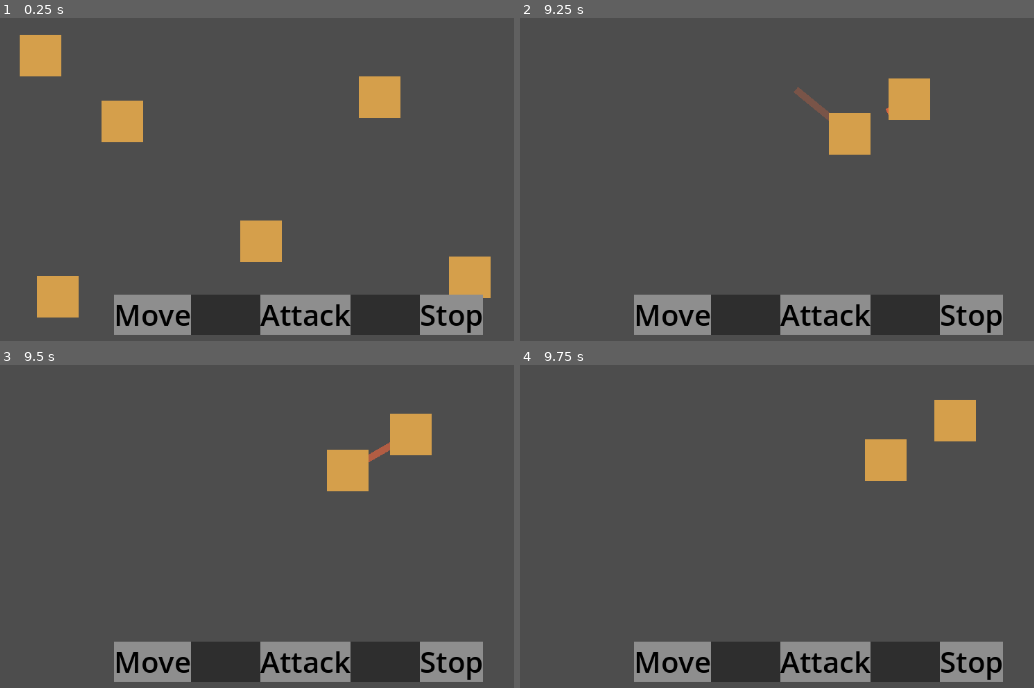
Above: before the commit, frames 1-4 (two rows, left to right).
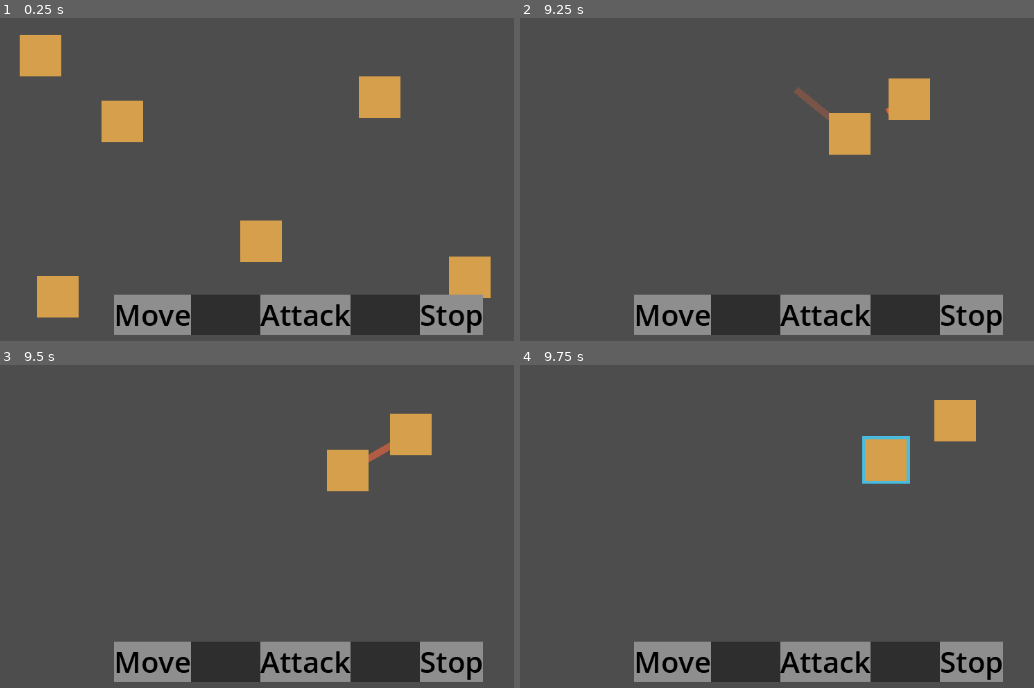
Above: after the commit, the same moments.

Repository: znichola/tent-general
Game: Godot game, scene res://game_board/game_board.tscn
Two runs of this game, one before a commit and one after it. Both use one fixed random seed, a clock stepped at 60 frames per second and the inputs below. The project has no main scene, so this scene is started directly.
Inputs (mouse positions are in pixels of both pictures, inside the frame that each line leads up to):
- Up to frame 1 (0.25 s): no input
- Up to frame 2 (9.25 s): click "Move" at 0.5 s; click "Attack" at 1.25 s; click "Stop" at 2 s; click "Move" at 2.75 s; click "Attack" at 3.5 s; click "Stop" at 4.25 s; click "Move" at 5 s; click "Attack" at 5.75 s; click "Stop" at 6.5 s; tap Enter at 7.25, 8.75 s; move the mouse to (777, 211) at 7.27 s; hold Shift 7.28-8.03 s; click (777, 211) at 7.42 s; tap Space at 8 s; move the mouse to (outside the picture) at 8.02 s; tap Shift at 8.1 s; click (outside the picture) at 8.17 s; move the mouse to (576, 56) at 8.77 s; hold Shift from 8.78 s (still down); click (576, 56) at 8.92 s
- Up to frame 3 (9.5 s): keep holding Shift
- Up to frame 4 (9.75 s): move the mouse to (859, 471) at 9.52 s; release Shift at 9.53 s; tap Shift at 9.6 s; click (859, 471) at 9.67 s

Frames 1-3 are identical in both runs. In frame 4, 0.4% of the frame differs, in the area x 66-76%, y 21-37%.

Commit message:
Implement command buttons and strategy selection system

Diff:
--- a/game_board/command_panel/button.tscn
+++ /dev/null
@@ -1,20 +0,0 @@
-[gd_scene format=3 uid="uid://dpi8exvqnkisy"]
-
-[ext_resource type="StyleBox" uid="uid://lknotxvnanev" path="res://themes/button_style_box_flat.tres" id="1_f4yjh"]
-
-[node name="Button" type="Button" unique_id=1175768534]
-anchors_preset = 8
-anchor_left = 0.5
-anchor_top = 0.5
-anchor_right = 0.5
-anchor_bottom = 0.5
-offset_left = -27.0
-offset_top = -11.5
-offset_right = 27.0
-offset_bottom = 11.5
-grow_horizontal = 2
-grow_vertical = 2
-theme_override_colors/font_color = Color(0, 0, 0, 1)
-theme_override_font_sizes/font_size = 42
-theme_override_styles/normal = ExtResource("1_f4yjh")
-text = "Button"
--- a/game_board/command_panel/buttons_container.tscn
+++ b/game_board/command_panel/buttons_container.tscn
@@ -1,6 +1,6 @@
 [gd_scene format=3 uid="uid://gwlewfdv1owi"]
 
-[ext_resource type="PackedScene" uid="uid://dpi8exvqnkisy" path="res://game_board/command_panel/button.tscn" id="1_8vyyt"]
+[ext_resource type="PackedScene" uid="uid://dpi8exvqnkisy" path="res://game_board/command_panel/command_button.tscn" id="1_8vyyt"]
 
 [node name="ButtonsContainer" type="GridContainer" unique_id=1550698775]
 anchors_preset = 7
@@ -23,7 +23,9 @@
 [node name="Attack" parent="." unique_id=2071115408 instance=ExtResource("1_8vyyt")]
 layout_mode = 2
 text = "Attack"
+strategy_type = 0
 
 [node name="Stop" parent="." unique_id=952852596 instance=ExtResource("1_8vyyt")]
 layout_mode = 2
 text = "Stop"
+strategy_type = 1
--- /dev/null
+++ b/game_board/command_panel/command_button.gd
@@ -0,0 +1,9 @@
+extends Button
+
+class_name CommandButton
+
+@export var strategy_type: Group.StrategyType = Group.StrategyType.MOVE
+
+
+func _on_pressed() -> void:
+	Events.on_strategy_change_request.emit(strategy_type)
--- /dev/null
+++ b/game_board/command_panel/command_button.tscn
@@ -0,0 +1,24 @@
+[gd_scene format=3 uid="uid://dpi8exvqnkisy"]
+
+[ext_resource type="StyleBox" uid="uid://lknotxvnanev" path="res://themes/button_style_box_flat.tres" id="1_llcff"]
+[ext_resource type="Script" uid="uid://cjx3rxbcuowiy" path="res://game_board/command_panel/command_button.gd" id="2_3qfrg"]
+
+[node name="CommandButton" type="Button" unique_id=1175768534]
+anchors_preset = 8
+anchor_left = 0.5
+anchor_top = 0.5
+anchor_right = 0.5
+anchor_bottom = 0.5
+offset_left = -27.0
+offset_top = -11.5
+offset_right = 27.0
+offset_bottom = 11.5
+grow_horizontal = 2
+grow_vertical = 2
+theme_override_colors/font_color = Color(0, 0, 0, 1)
+theme_override_font_sizes/font_size = 42
+theme_override_styles/normal = ExtResource("1_llcff")
+text = "Button"
+script = ExtResource("2_3qfrg")
+
+[connection signal="pressed" from="." to="." method="_on_pressed"]
--- /dev/null
+++ b/game_board/events.gd
@@ -0,0 +1,5 @@
+@warning_ignore_start("unused_signal")
+extends Node
+
+signal on_strategy_change_request(strategy_type: Group.StrategyType)
+signal on_group_select_change(group: Group)
--- a/game_board/game_board.tscn
+++ b/game_board/game_board.tscn
@@ -2,7 +2,7 @@
 
 [ext_resource type="PackedScene" uid="uid://cyscttd02w5et" path="res://game_board/group/group.tscn" id="1_qlpbi"]
 [ext_resource type="PackedScene" uid="uid://cqevojnb0h74j" path="res://game_board/command_panel/command_panel.tscn" id="2_rkty7"]
-[ext_resource type="Script" path="res://game_board/selection_manager.gd" id="3_y6ip2"]
+[ext_resource type="Script" uid="uid://dr68tyxu6cghl" path="res://game_board/group_selection_manager.gd" id="3_y6ip2"]
 
 [node name="GameBoard" type="Node2D" unique_id=1058872266]
 
@@ -11,7 +11,7 @@
 
 [node name="Archer2" parent="." unique_id=637511032 instance=ExtResource("1_qlpbi")]
 position = Vector2(707, 267)
-strategy_type = 3
+default_strategy_type = 3
 
 [node name="Archer3" parent="." unique_id=871040014 instance=ExtResource("1_qlpbi")]
 position = Vector2(543, 512)
@@ -21,7 +21,7 @@
 
 [node name="Archer5" parent="." unique_id=919501202 instance=ExtResource("1_qlpbi")]
 position = Vector2(208, 595)
-strategy_type = 2
+default_strategy_type = 2
 
 [node name="Archer6" parent="." unique_id=279985225 instance=ExtResource("1_qlpbi")]
 position = Vector2(851, 550)
@@ -32,5 +32,5 @@
 offset_top = -77.0
 offset_bottom = -19.0
 
-[node name="SelectionManager" type="Node2D" parent="." unique_id=180807138]
+[node name="GroupSelectionManager" type="Node2D" parent="." unique_id=180807138]
 script = ExtResource("3_y6ip2")
--- a/game_board/group/group.gd
+++ b/game_board/group/group.gd
@@ -9,27 +9,28 @@
 	SKIRMISH,
 }
 
-@export var strategy_type: StrategyType = StrategyType.ATTACK_IN_RANGE
+@export var default_strategy_type: StrategyType = StrategyType.ATTACK_IN_RANGE
+@export var selection_sprite: Polygon2D = null
 
 var strategy_node: BaseStrategy = null
 
 
 func _ready() -> void:
-	_setup_strategy()
+	set_strategy(default_strategy_type)
+	selection_sprite.visible = false
 
 
-func _setup_strategy() -> void:
+func set_strategy(type: StrategyType) -> void:
 	if strategy_node:
 		strategy_node.queue_free()
 
-	strategy_node = _create_strategy(strategy_type)
+	strategy_node = _create_strategy(type)
 	if strategy_node:
 		add_child(strategy_node)
 
 
-func select() -> void:
-	#TODO: Implement selection visuals here
-	print("Selected group: %s" % name)
+func update_selection(selected: bool) -> void:
+	selection_sprite.visible = selected
 
 
 func _create_strategy(type: StrategyType) -> BaseStrategy:
--- a/game_board/group/group.tscn
+++ b/game_board/group/group.tscn
@@ -17,8 +17,9 @@
 [sub_resource type="RectangleShape2D" id="RectangleShape2D_dmdm5"]
 size = Vector2(80, 80)
 
-[node name="Group" type="Node2D" unique_id=186043592]
+[node name="Group" type="Node2D" unique_id=186043592 node_paths=PackedStringArray("selection_sprite")]
 script = ExtResource("1_stacj")
+selection_sprite = NodePath("SelectionPolygon")
 
 [node name="HealthComponent" type="Node" parent="." unique_id=795734082]
 script = ExtResource("2_n6t1d")
@@ -56,7 +57,12 @@
 [node name="CollisionShape2D" type="CollisionShape2D" parent="CollisionComponent" unique_id=1589837708]
 shape = SubResource("RectangleShape2D_dmdm5")
 
-[node name="Sprite" type="Polygon2D" parent="." unique_id=294582724]
+[node name="SelectionPolygon" type="Polygon2D" parent="." unique_id=370164799]
+scale = Vector2(1.145, 1.145)
+color = Color(0.2914341, 0.73011386, 0.86690086, 1)
+polygon = PackedVector2Array(-30, -30, 30, -30, 30, 30, -30, 30)
+
+[node name="PolygonSprite" type="Polygon2D" parent="." unique_id=294582724]
 color = Color(0.8371849, 0.62610656, 0.29626012, 1)
 polygon = PackedVector2Array(-30, -30, 30, -30, 30, 30, -30, 30)
 
--- a/game_board/group_selection_manager.gd
+++ b/game_board/group_selection_manager.gd
@@ -2,35 +2,87 @@
 
 class_name GroupSelectionManager
 
-var selected_groups = []
+var selected_groups: Array[Group] = []
 
 
-func _input(event):
-	var left_clicked: bool = event is InputEventMouseButton and event.pressed and event.button_index == MOUSE_BUTTON_LEFT
+func _ready() -> void:
+	Events.on_strategy_change_request.connect(set_strategy_for_selected)
 
-	if left_clicked:
-		var space_state = get_world_2d().direct_space_state
-		var query = PhysicsPointQueryParameters2D.new()
-		query.position = get_global_mouse_position()
-		query.collide_with_areas = true
-		query.collision_mask = 1
-		var result = space_state.intersect_point(query)
 
-		if result.size() > 0:
-			var clicked_area = result[0].collider
-			var parent = clicked_area.get_parent()
+func _exit_tree() -> void:
+	Events.on_strategy_change_request.disconnect(set_strategy_for_selected)
 
-			if parent is Group:
-				select_group(parent)
+
+func _unhandled_input(event: InputEvent) -> void:
+	var is_left_click: bool = event is InputEventMouseButton and event.pressed and event.button_index == MOUSE_BUTTON_LEFT
+
+	if not is_left_click:
+		return
+
+	var clicked_group = _get_clicked_group()
+
+	if clicked_group:
+		_handle_group_click(clicked_group)
+	else:
+		clear_selection()
+
+
+func _get_clicked_group() -> Group:
+	var space_state = get_world_2d().direct_space_state
+	var query = PhysicsPointQueryParameters2D.new()
+	query.position = get_global_mouse_position()
+	query.collide_with_areas = true
+	query.collision_mask = 1
+	var result = space_state.intersect_point(query)
+
+	if result.size() > 0:
+		var parent = result[0].collider.get_parent()
+		if parent is Group:
+			return parent
+
+	return null
+
+
+func _handle_group_click(group: Group) -> void:
+	if Input.is_key_pressed(KEY_SHIFT):
+		_toggle_group_selection(group)
+	else:
+		clear_selection()
+		select_group(group)
+
+
+func _toggle_group_selection(group: Group) -> void:
+	if group in selected_groups:
+		unselect_group(group)
+	else:
+		select_group(group)
 
 
 func select_group(group: Group) -> void:
 	if group not in selected_groups:
 		selected_groups.append(group)
-		group.select()
+		group.update_selection(true)
+		group.tree_exiting.connect(_on_group_destroyed.bind(group))
+
+
+func unselect_group(group: Group) -> void:
+	if group in selected_groups:
+		selected_groups.erase(group)
+		group.tree_exiting.disconnect(_on_group_destroyed)
+		group.update_selection(false)
 
 
 func clear_selection() -> void:
 	for group in selected_groups:
-		group.deselect()
+		group.tree_exiting.disconnect(_on_group_destroyed)
+		group.update_selection(false)
 	selected_groups.clear()
+
+
+func set_strategy_for_selected(strategy_type: Group.StrategyType) -> void:
+	for group in selected_groups:
+		group.set_strategy(strategy_type)
+
+
+func _on_group_destroyed(group: Group) -> void:
+	selected_groups.erase(group)
--- a/project.godot
+++ b/project.godot
@@ -14,6 +14,10 @@
 config/features=PackedStringArray("4.6", "GL Compatibility")
 config/icon="res://icon.svg"
 
+[autoload]
+
+Events="*uid://dglucemnhjukj"
+
 [layer_names]
 
 2d_physics/layer_1="Bodies"
Not shown, added: game_board/command_panel/command_button.gd.uid
Not shown, added: game_board/events.gd.uid
